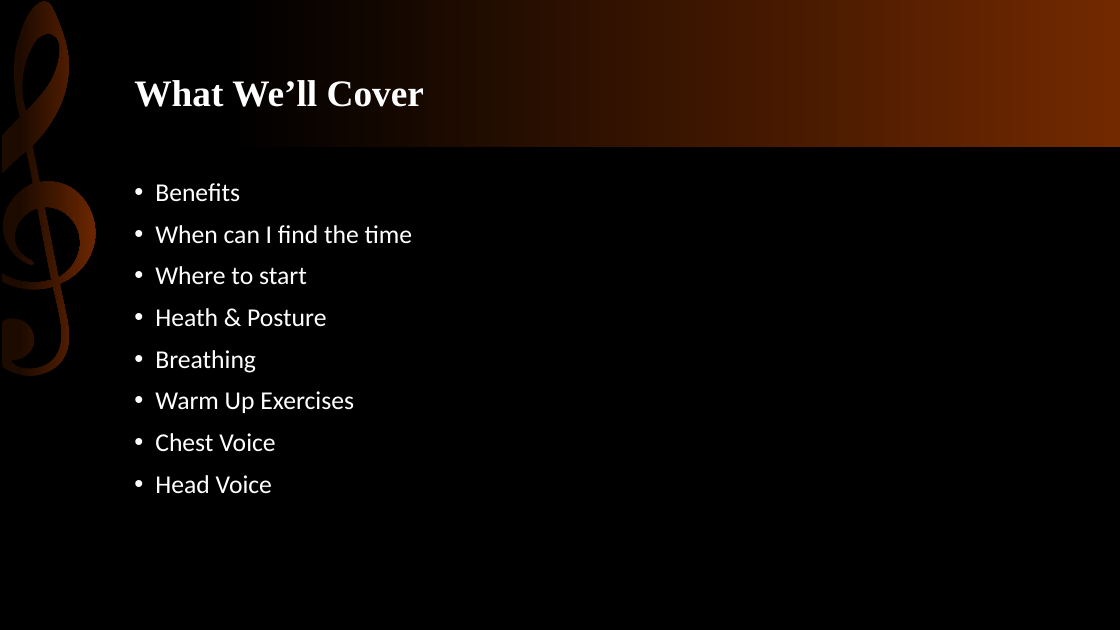
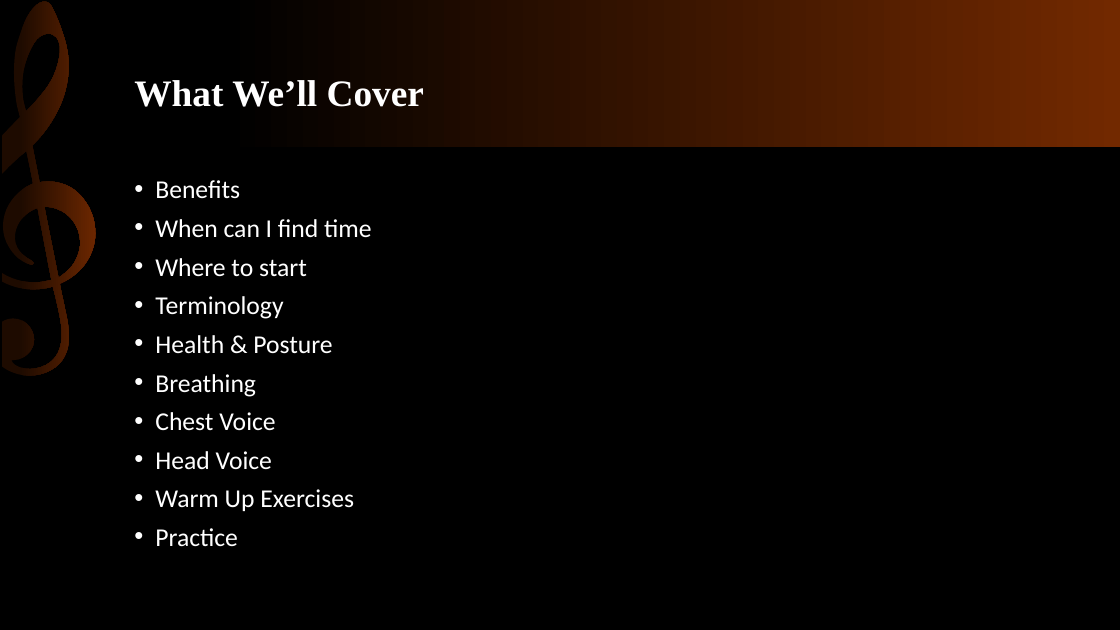
Before and after one commit to KnowledgeMavens/Science-Tech, a slide deck: slide 2 of Singing Basics 02-03-18/SInging Basics.pptx. Drawn at 1120x630 pixels with LibreOffice and Linux fonts; fonts in the diff are those of the drawing. Boxes give left, top, right and bottom in pixels: in the first picture for what was removed or moved away, otherwise in the second. Text is boxed around its words. In the diff, an @@ line names an element or a change of style, - is before the commit and + after.

```diff
--- a/Singing Basics 02-03-18/SInging Basics.pptx
+++ b/Singing Basics 02-03-18/SInging Basics.pptx
@@ text at bbox=[155, 180, 307, 470]: line spacing 0.9 to 0.8 @@
@@ text at bbox=[155, 219, 372, 238]: text changed @@
-• When can I find the time
+• When can I find time
@@ text at bbox=[155, 296, 332, 354]: text changed @@
-• Heath & Posture
+• Terminology
+• Health & Posture
@@ text at bbox=[155, 391, 354, 413]: paragraph removed @@
-• Warm Up Exercises
@@ text at bbox=[155, 489, 354, 547]: paragraphs added @@
+• Warm Up Exercises
+• Practice
```
Also in this commit, not shown: 6 other slides changed.
